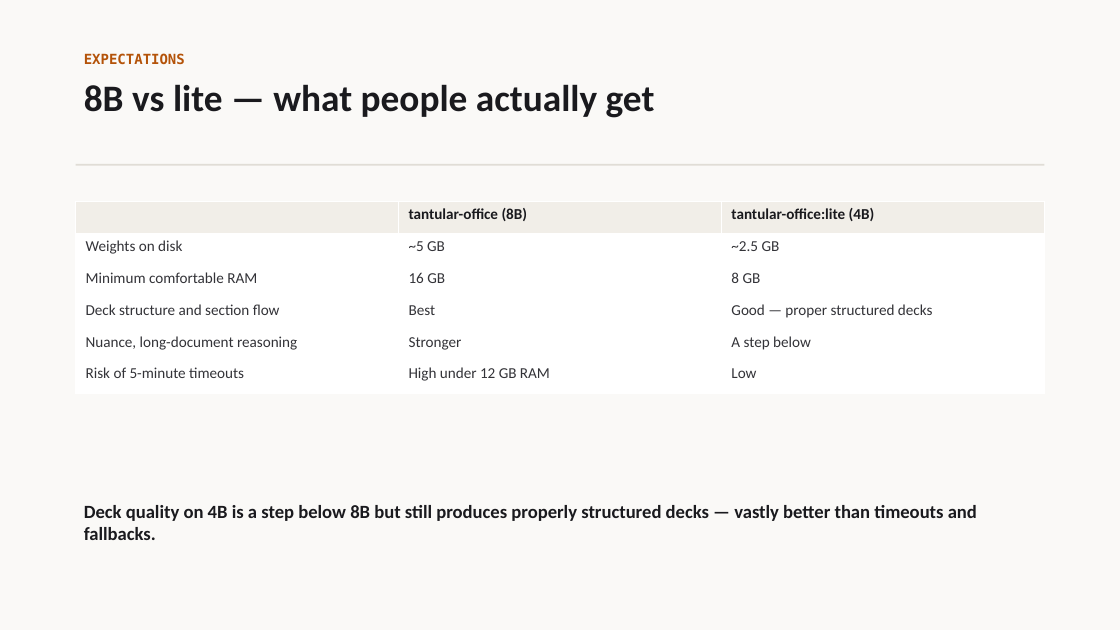
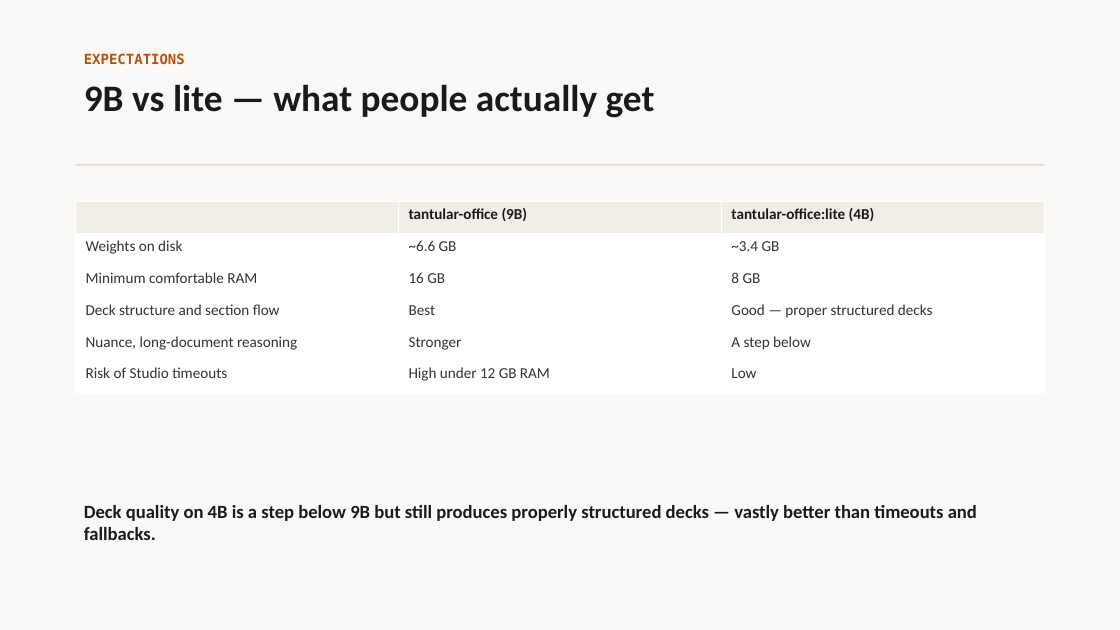
Before and after one commit to ghifiardi/LLM-Indonesia, a slide deck: slide 8 of tantular_office_addin/docs/MODEL_PERFORMANCE.pptx. Drawn at 1120x630 pixels with LibreOffice and Linux fonts; fonts in the diff are those of the drawing. Boxes give left, top, right and bottom in pixels: in the first picture for what was removed or moved away, otherwise in the second. Text is boxed around its words. In the diff, an @@ line names an element or a change of style, - is before the commit and + after.

```diff
--- a/tantular_office_addin/docs/MODEL_PERFORMANCE.pptx
+++ b/tantular_office_addin/docs/MODEL_PERFORMANCE.pptx
@@ text at (x1=84, y1=84, x2=655, y2=118): text changed @@
-8B vs lite — what people actually get
+9B vs lite — what people actually get
@@ table at (x1=76, y1=202, x2=1044, y2=393) @@
-row 1, column 2: tantular-office (8B)
+row 1, column 2: tantular-office (9B)
-row 2, column 2: ~5 GB
+row 2, column 2: ~6.6 GB
-row 2, column 3: ~2.5 GB
+row 2, column 3: ~3.4 GB
-row 6, column 1: Risk of 5-minute timeouts
+row 6, column 1: Risk of Studio timeouts
@@ text at (x1=84, y1=505, x2=977, y2=540): text changed @@
-Deck quality on 4B is a step below 8B but still produces properly structured decks — vastly better than timeouts and fallbacks.
+Deck quality on 4B is a step below 9B but still produces properly structured decks — vastly better than timeouts and fallbacks.
```
Also in this commit, not shown: 6 other slides changed, 22 other files.
